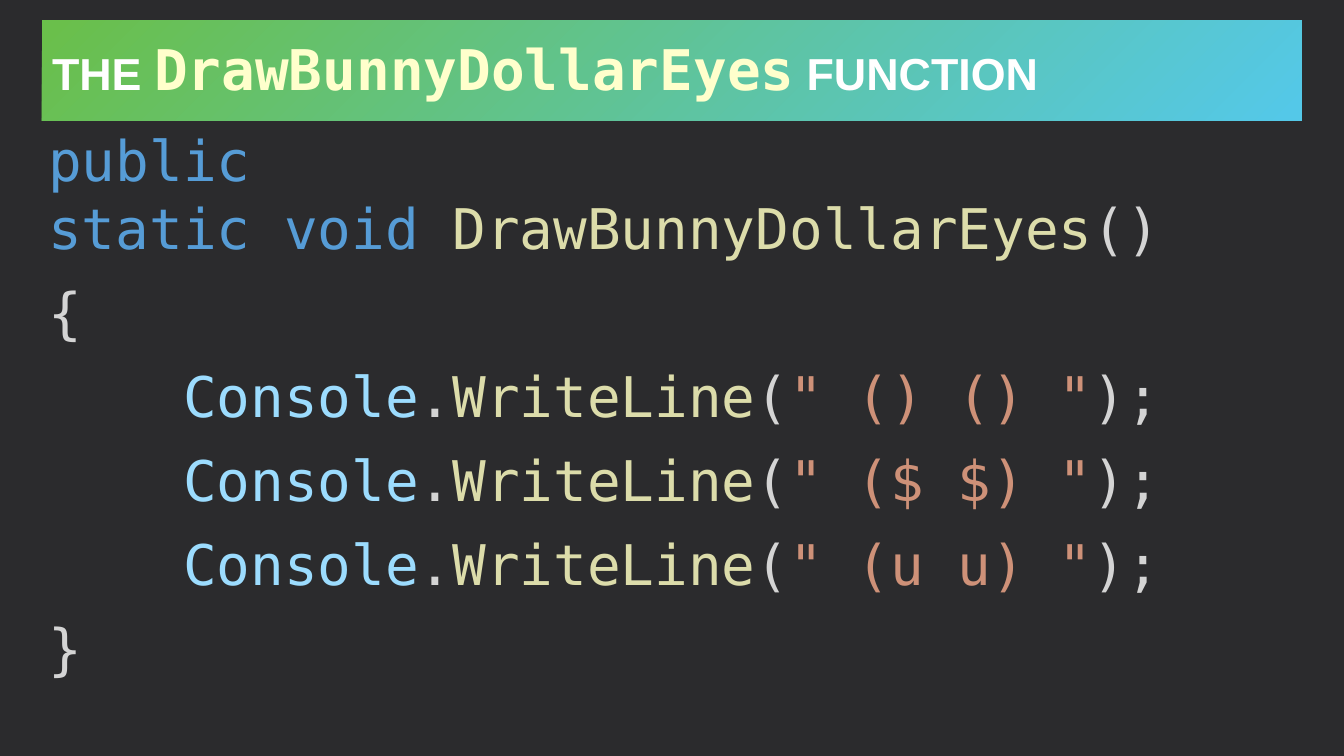
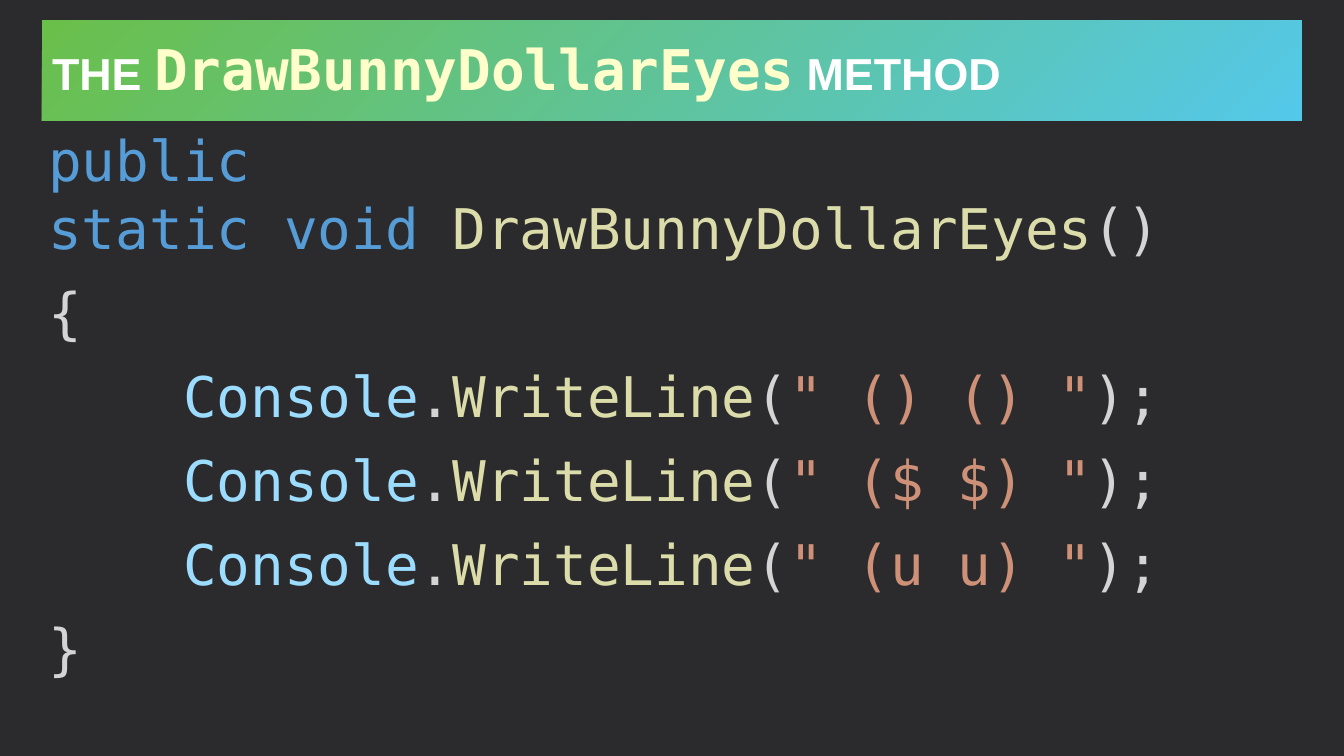
Before and after one commit to hytechclub/cs-101, a slide deck: slide 4 of MethodParameters/MethodParameters.pptx. Drawn at 1344x756 pixels with LibreOffice and Linux fonts; fonts in the diff are those of the drawing. Boxes give left, top, right and bottom in pixels: in the first picture for what was removed or moved away, otherwise in the second. Text is boxed around its words. In the diff, an @@ line names an element or a change of style, - is before the commit and + after.

Commit message:
update method params ppts

```diff
--- a/MethodParameters/MethodParameters.pptx
+++ b/MethodParameters/MethodParameters.pptx
@@ title at bbox=[52, 44, 1001, 101]: text changed @@
-THE DrawBunnyDollarEyes FUNCTION
+THE DrawBunnyDollarEyes METHOD
```
Also in this commit, not shown: 2 other slides changed, 1 other file.
